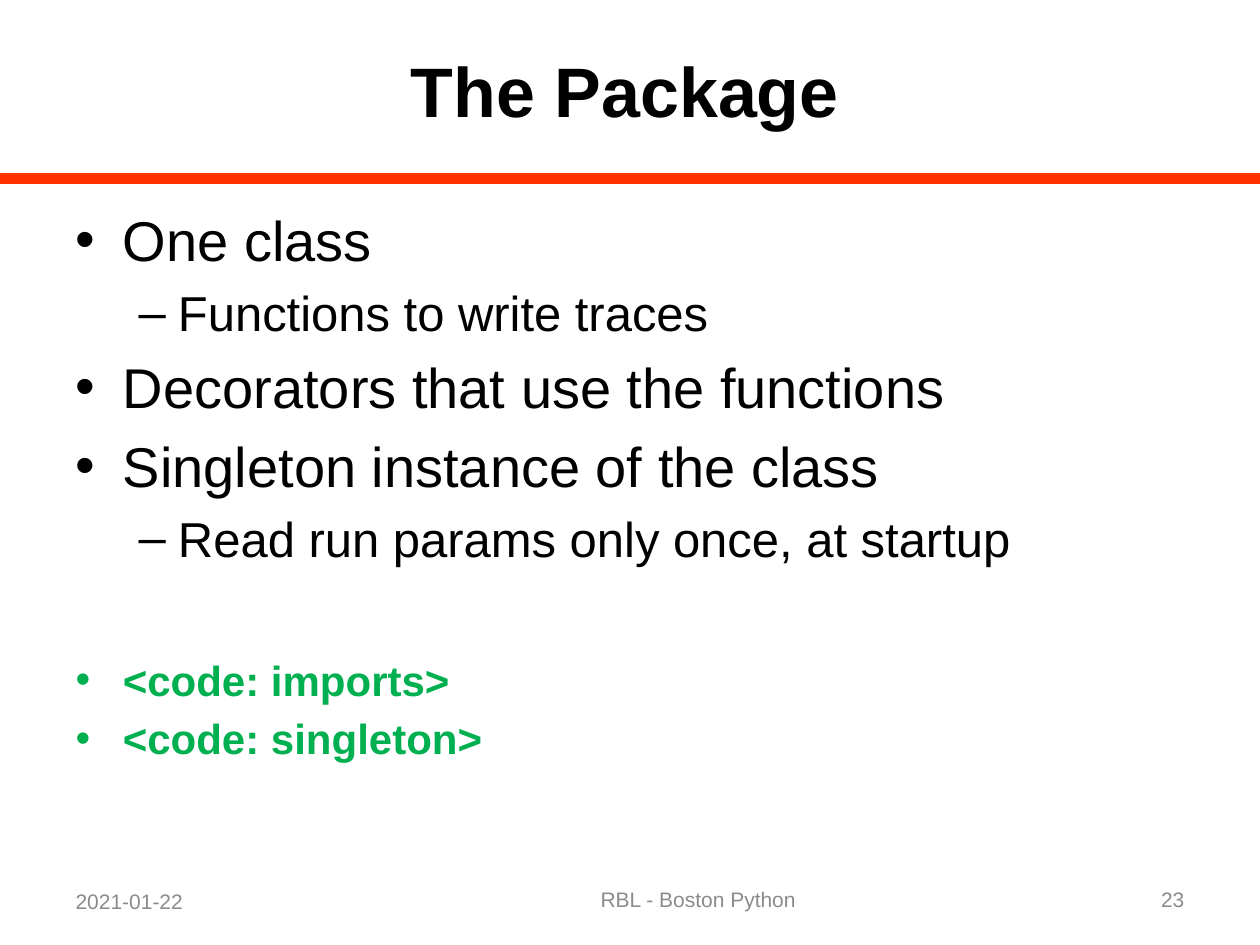
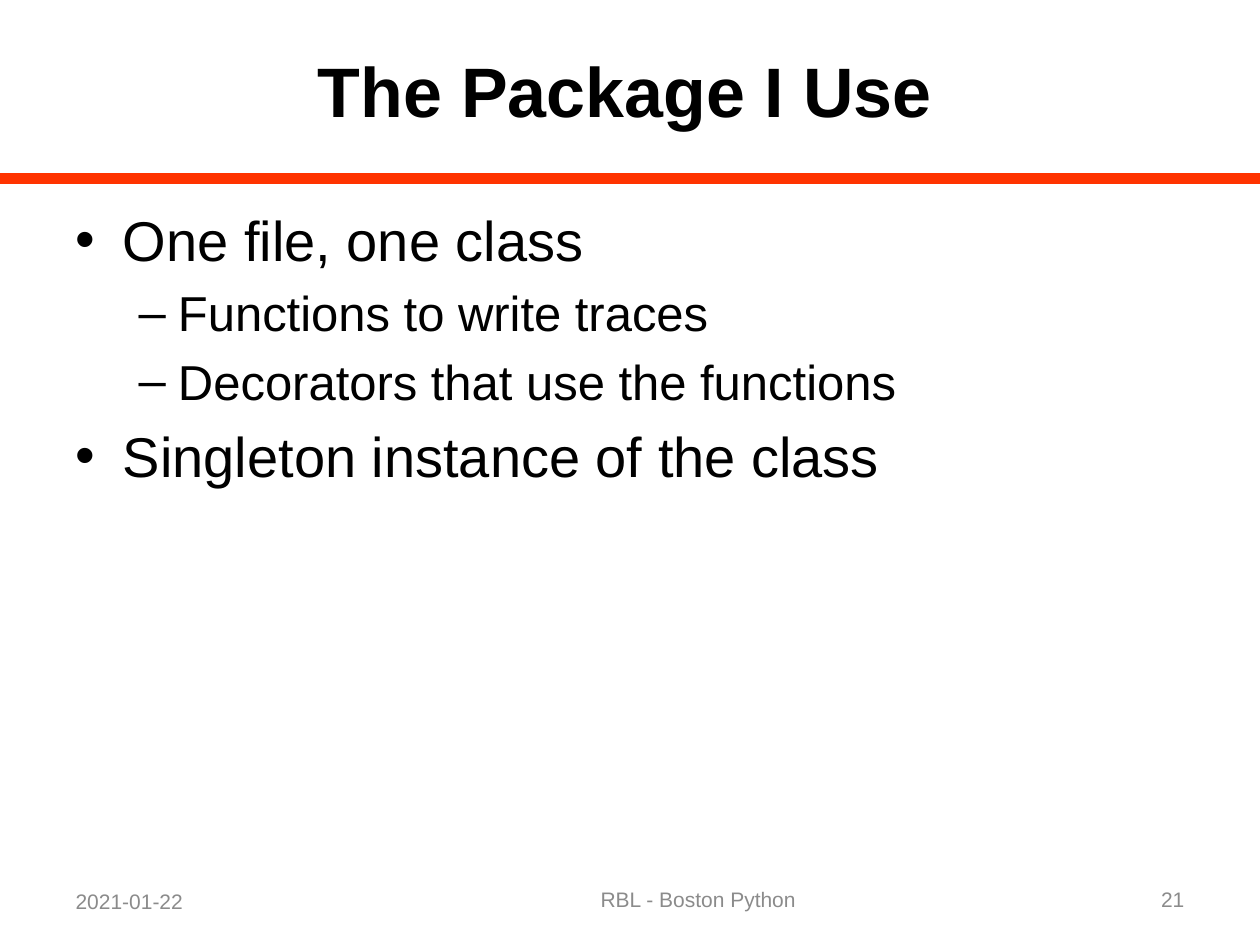
Before and after one commit to rblandau/NewTrace, a slide deck: slide 21 of docs/OfflineDebugging/A Dinosaur and a Python 04.pptx (slide 23 before the commit). Drawn at 1260x945 pixels with LibreOffice and Linux fonts; fonts in the diff are those of the drawing. Boxes give left, top, right and bottom in pixels: in the first picture for what was removed or moved away, otherwise in the second. Text is boxed around its words. In the diff, an @@ line names an element or a change of style, - is before the commit and + after.

```diff
--- a/docs/OfflineDebugging/A Dinosaur and a Python 04.pptx
+++ b/docs/OfflineDebugging/A Dinosaur and a Python 04.pptx
@@ title at box(318, 66, 931, 130): text changed @@
-The Package
+The Package I Use
@@ text at box(123, 220, 584, 269): text changed @@
-• One class
+• One file, one class
@@ text at box(178, 364, 896, 401): size 32 to 28 pt in "Decorators that use the functions"; bullet • to –; list level 1 to 2 in "Decorators that use the functions" @@
@@ text at box(123, 521, 1011, 763): paragraphs removed @@
-  – Read run params only once, at startup
-• <code: imports>
-• <code: singleton>
@@ page number at box(1161, 892, 1184, 907): text changed @@
-23
+21
```
Also in this commit, not shown: 24 other slides changed, 1 slide removed, 5 other files.
